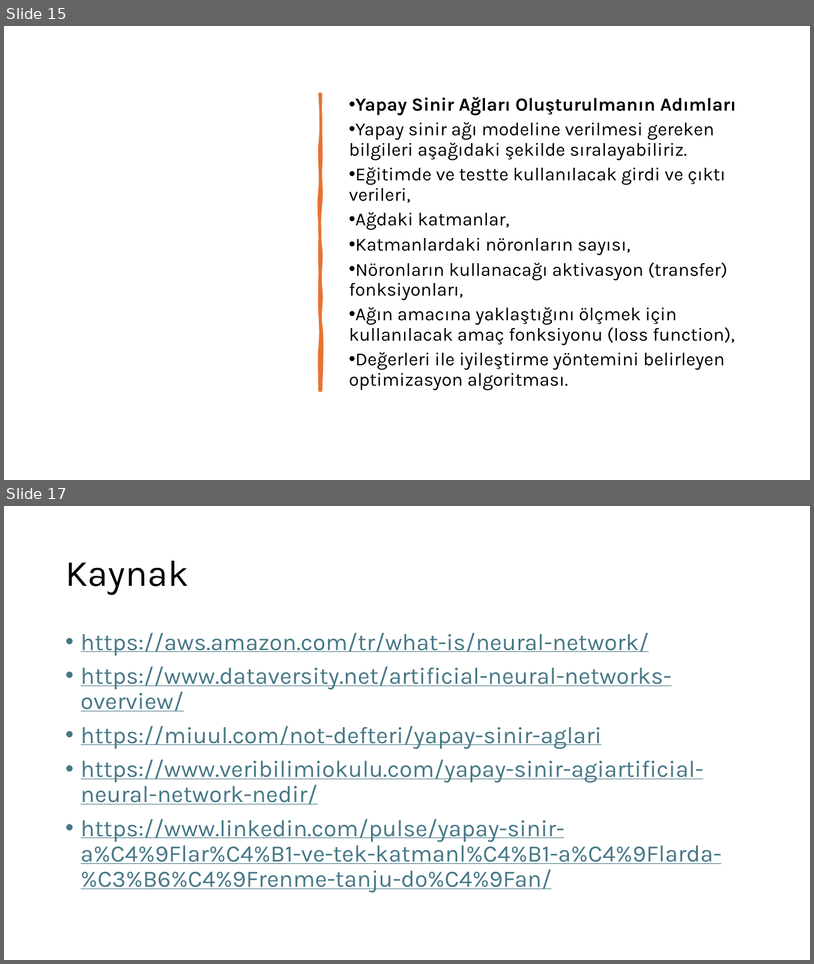
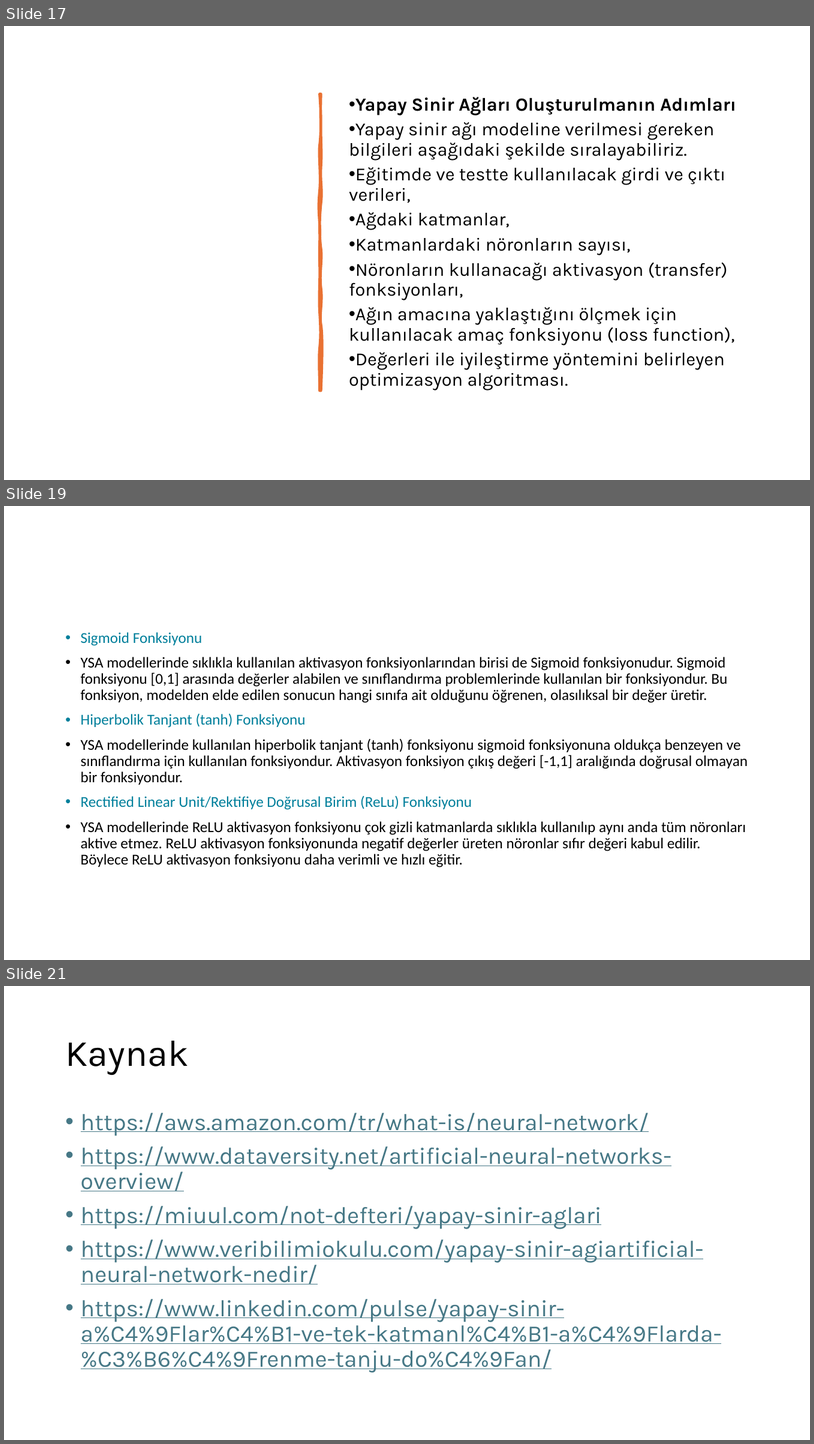
Before and after one commit to Ozgursutcu/Yazgem, a slide deck: Deep_learning/Yapay_sinir_aglari.pptx. Shown one above the other, each under a label of ours: slides 15 and 17 before the commit, slides 17, 19 and 21 after it; the slides between them are not shown. The pictures are 814x964 and 814x1444 pixels, drawn with LibreOffice and Linux fonts; fonts in the diff are those of the drawing. Boxes give left, top, right and bottom in pixels: in the first picture for what was removed or moved away, otherwise in the second. Text is boxed around its words. In the diff, an @@ line names an element or a change of style, - is before the commit and + after.

Commit message:
aktivasyon_eklendi

```diff
--- a/Deep_learning/Yapay_sinir_aglari.pptx
+++ b/Deep_learning/Yapay_sinir_aglari.pptx
@@ slide 19 added at [4, 506, 810, 960], background #FFFFFF @@
@@ text added at [81, 632, 748, 867], 18 pt, text #000000 @@
+• Sigmoid Fonksiyonu
+• YSA modellerinde sıklıkla kullanılan aktivasyon fonksiyonlarından birisi de Sigmoid fonksiyonudur. Sigmoid fonksiyonu [0,1] arasında değerler alabilen ve sınıflandırma problemlerinde kullanılan bir fonksiyondur. Bu fonksiyon, modelden elde edilen sonucun hangi sınıfa ait olduğunu öğrenen, olasılıksal bir değer üretir.
+• Hiperbolik Tanjant (tanh) Fonksiyonu
+• YSA modellerinde kullanılan hiperbolik tanjant (tanh) fonksiyonu sigmoid fonksiyonuna oldukça benzeyen ve sınıflandırma için kullanılan fonksiyondur. Aktivasyon fonksiyon çıkış değeri [-1,1] aralığında doğrusal olmayan bir fonksiyondur.
+• Rectified Linear Unit/Rektifiye Doğrusal Birim (ReLu) Fonksiyonu
+• YSA modellerinde ReLU aktivasyon fonksiyonu çok gizli katmanlarda sıklıkla kullanılıp aynı anda tüm nöronları aktive etmez. ReLU aktivasyon fonksiyonunda negatif değerler üreten nöronlar sıfır değeri kabul edilir. Böylece ReLU aktivasyon fonksiyonu daha verimli ve hızlı eğitir.
@@ what was slide 15 is now slide 17 @@
@@ what was slide 17 is now slide 21 @@
```
Also in this commit, not shown: 1 slide changed, 4 other slides added, 1 slide removed, 3 other files.
